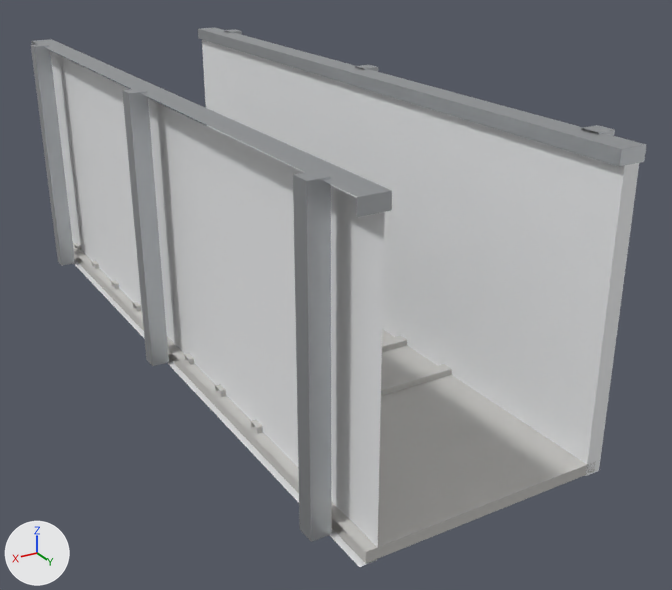
Before and after pictures for a commit that changed the FBX model Tools/butchery/fbx/SM_CROWD_RACE.fbx.
Rendered twice from a 50 mm camera at (1.63, 3.3, 1.76) aimed at (-0.19, 0.27, 0.24). Every picture has the same lights, and +X, +Y and +Z are marked at lower left. The older version comes first.

Objects in the first picture: 'SM_CROWD_RACE'.
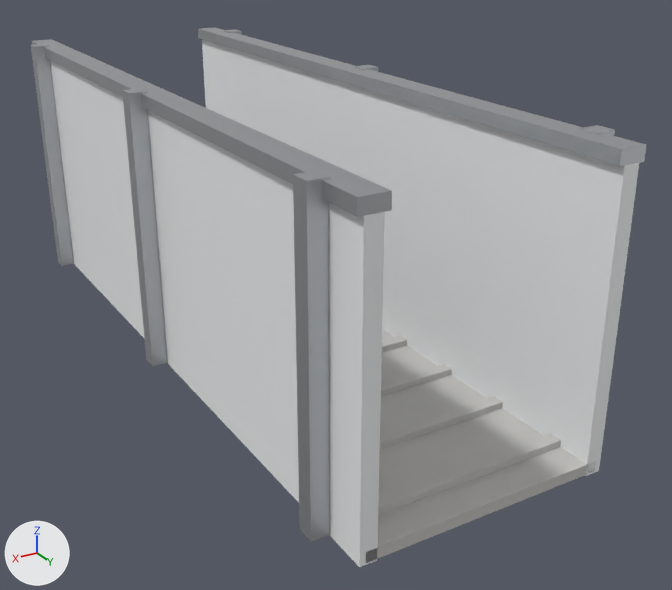
What the commit changed:
me_sm_crowd_race_001 is used by ob_sm_crowd_race; location (0.0, 0.0, 0.0).
me_sm_crowd_race_001 had 151 vertices, 74 faces and spanned x -0.53..0.53, y -1.5..1.5, z 0.0..1.11.
me_sm_crowd_race_001 now has 168 vertices, 92 faces and spans x -0.53..0.53, y -1.5..1.5, z 0.0..1.11.
me_sm_crowd_race_001 part 1: the loose piece of 8 vertices spanning x -0.43..0.43, y 0.72..0.77, z 0.04..0.07 is copied, and the copy is moved by (0.0, 0.3, 0.0); it spans x -0.43..0.43, y 1.02..1.07, z 0.04..0.07.
me_sm_crowd_race_001 part 2: the loose piece of 8 vertices spanning x -0.43..0.43, y 0.72..0.77, z 0.04..0.07 is copied, and the copy is moved by (0.0, 0.6, 0.0); it spans x -0.43..0.43, y 1.33..1.38, z 0.04..0.07.
Part 3, on me_sm_crowd_race_001:
1 vertex is added at (0.47, 1.5, 1.05).
3 new faces join them, mat_m_butchery_foodplastic (white #f1f2f3).
7 new faces join them, mat_m_butchery_steelbrushed (light grey #c8cbce).
Other edits to the shape of me_sm_crowd_race_001 do not show in these pictures.

Location of each change, [x1, y1, x2, y2] in pixels of the pictures (672 x 590 px):
part 1 of me_sm_crowd_race_001, added
    after: [380, 397, 503, 449]
part 2 of me_sm_crowd_race_001, added
    after: [378, 434, 561, 515]
part 3 of me_sm_crowd_race_001, added
    after: [31, 31, 598, 567]
